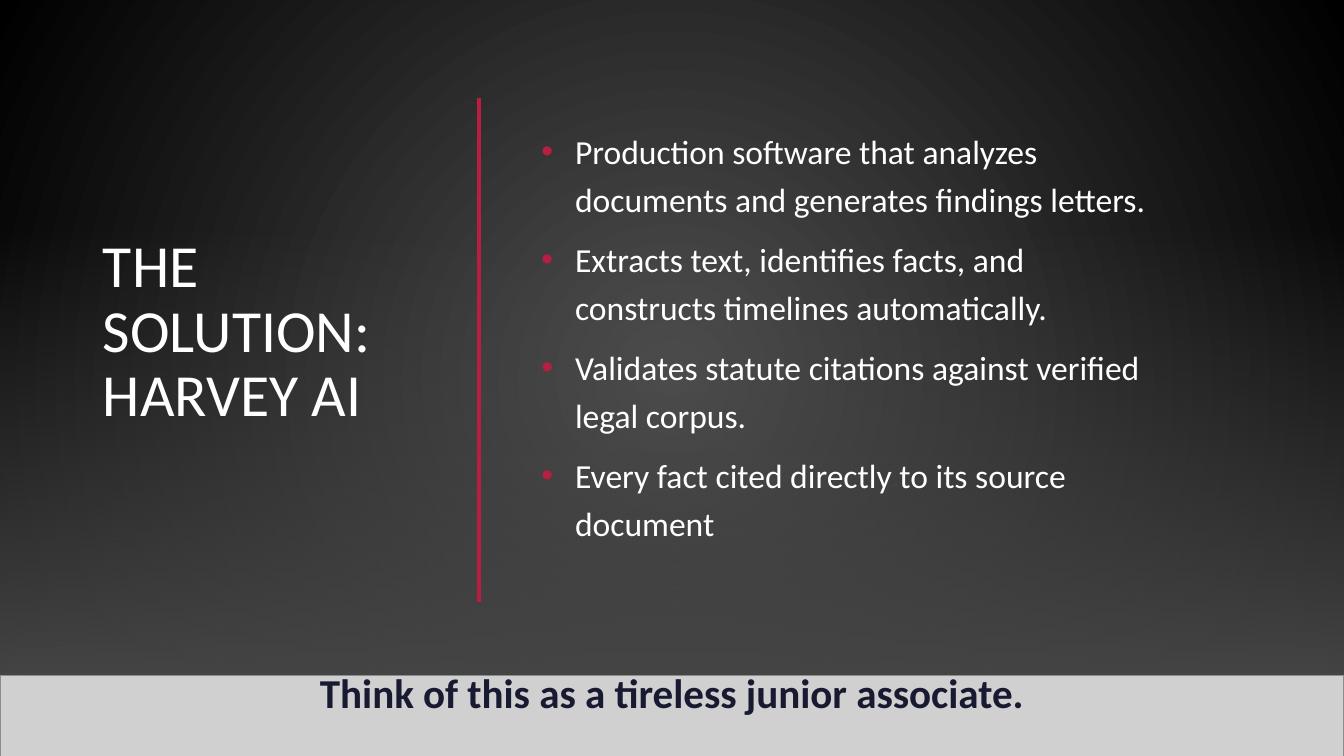
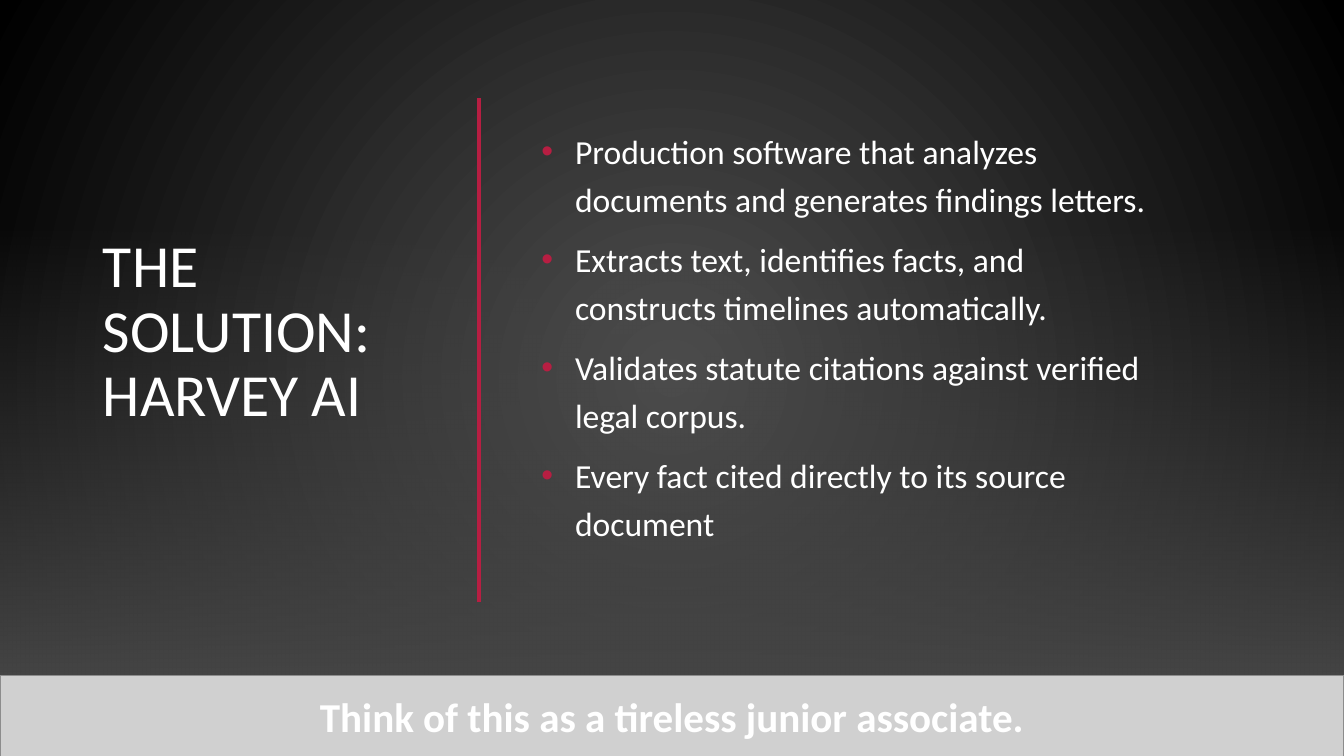
Before and after one commit to wisdom1456/Finding_Email, a slide deck: slide 3 of presentation/harvey_ai_attorney_adoption.pptx. Drawn at 1344x756 pixels with LibreOffice and Linux fonts; fonts in the diff are those of the drawing; grey boxes stand for pictures; background and template pictures are left out. Boxes give left, top, right and bottom in pixels: in the first picture for what was removed or moved away, otherwise in the second. Text is boxed around its words. In the diff, an @@ line names an element or a change of style, - is before the commit and + after.

```diff
--- a/presentation/harvey_ai_attorney_adoption.pptx
+++ b/presentation/harvey_ai_attorney_adoption.pptx
@@ text "Think of this as a ...": place and size @@
-text "Think of this as a ..." at box(320, 675, 1023, 715)
+text "Think of this as a ..." at box(320, 704, 1023, 739)
@@ text "Think of this as a ..." at box(320, 704, 1023, 739): text colour #181A31 to #FFFFFF @@
```
Also in this commit, not shown: 7 other slides changed, 3 slides added, 6 other files.
